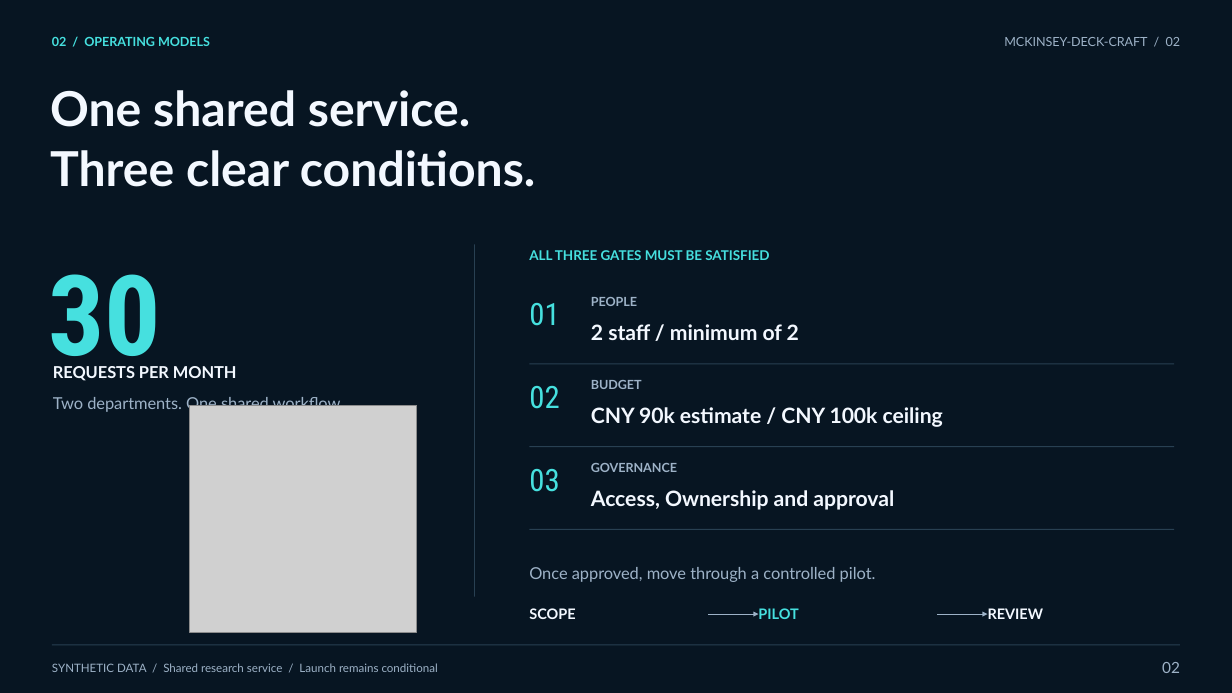
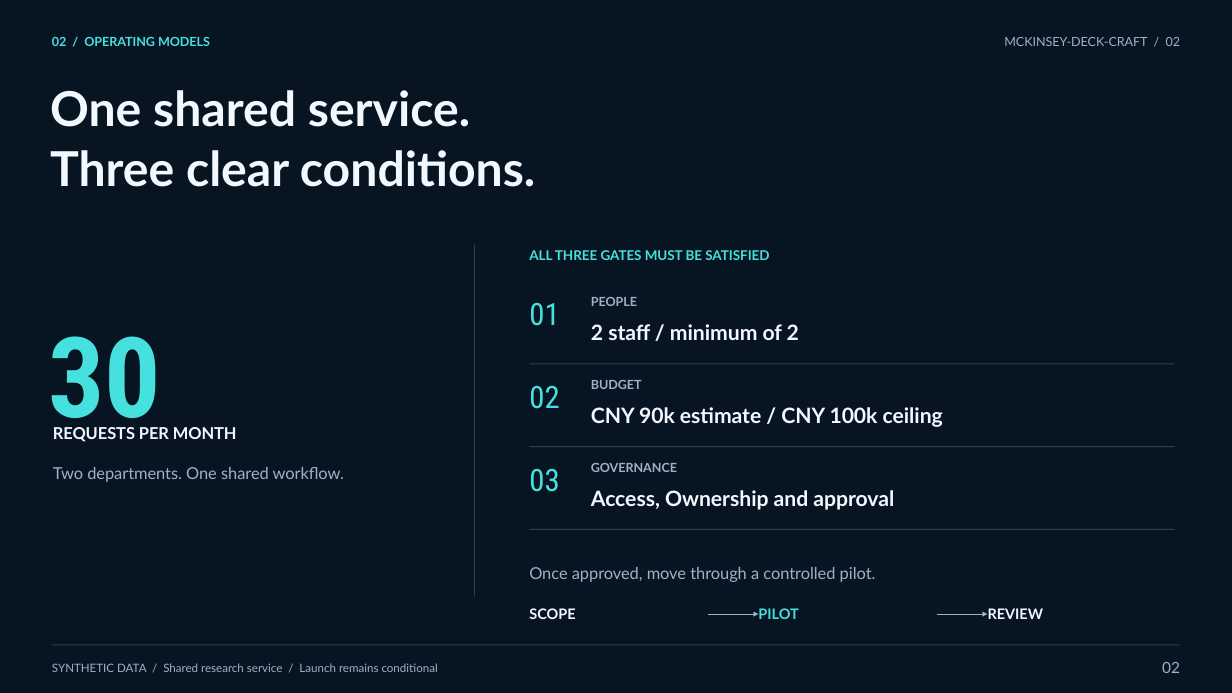
Before and after one commit to kylez0101/mckinsey-deck-craft, a slide deck: slide 2 of examples/english-showcase/report.pptx. Drawn at 1232x693 pixels with LibreOffice and Linux fonts; fonts in the diff are those of the drawing; grey boxes stand for pictures. Boxes give left, top, right and bottom in pixels: in the first picture for what was removed or moved away, otherwise in the second. Text is boxed around its words. In the diff, an @@ line names an element or a change of style, - is before the commit and + after.

```diff
--- a/examples/english-showcase/report.pptx
+++ b/examples/english-showcase/report.pptx
@@ text "30" moved from (x1=48, y1=274, x2=161, y2=381) to (x1=48, y1=336, x2=161, y2=442) @@
@@ picture removed at (x1=189, y1=406, x2=417, y2=633) @@
@@ text "REQUESTS PER MONTH" moved from (x1=53, y1=366, x2=237, y2=381) to (x1=53, y1=427, x2=237, y2=442) @@
@@ text "Two departments. One shared workflow." moved from (x1=53, y1=396, x2=344, y2=414) to (x1=53, y1=467, x2=344, y2=482) @@
```
Also in this commit, not shown: 2 other slides changed, 15 other files.
